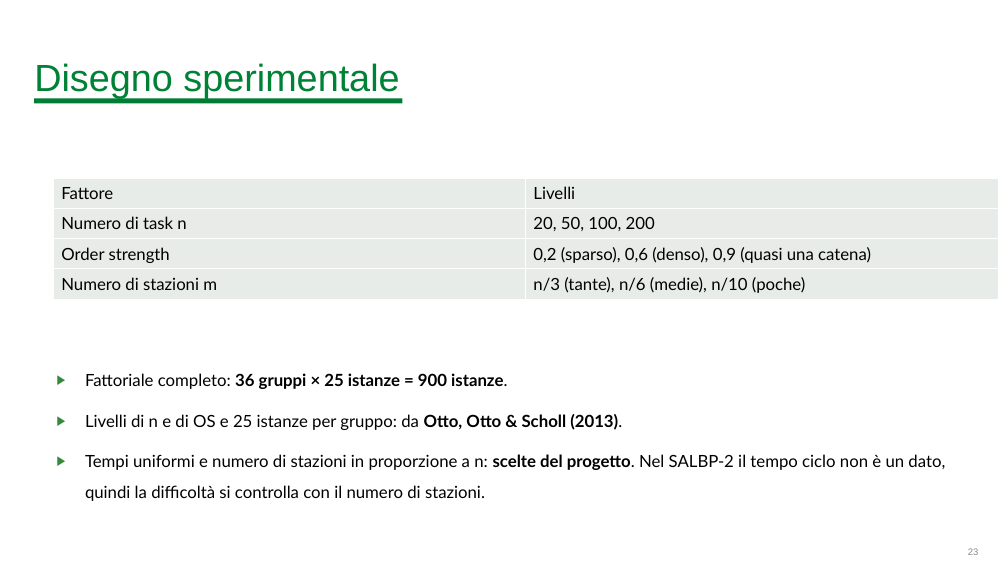
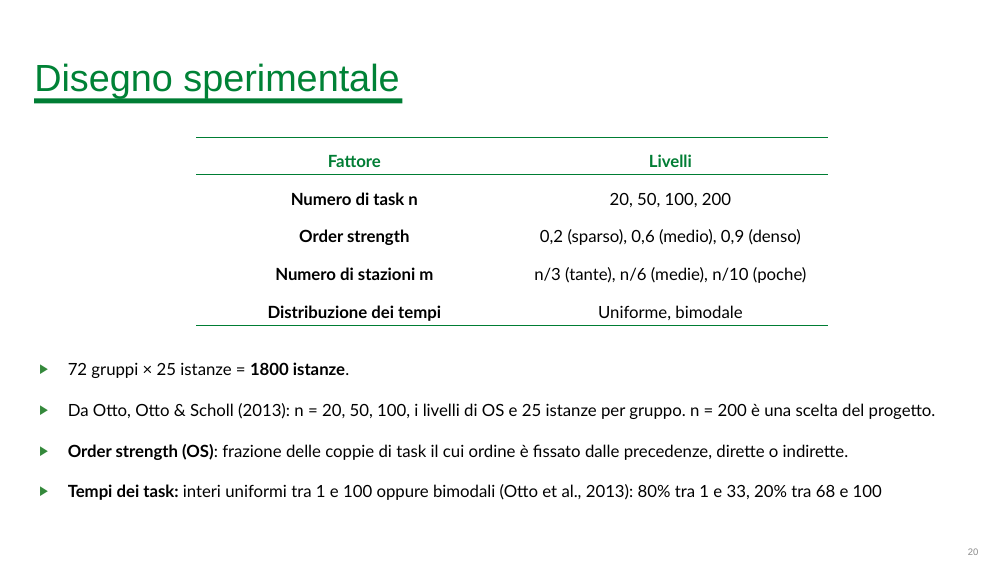
Before and after one commit to BitSquish/Assembly-Line-Balancing, a slide deck: slide 20 of slides/Assembly Line Balancing Problem.pptx (slide 23 before the commit). Drawn at 1008x567 pixels with LibreOffice and Linux fonts; fonts in the diff are those of the drawing; background and template pictures are left out. Boxes give left, top, right and bottom in pixels: in the first picture for what was removed or moved away, otherwise in the second. Text is boxed around its words. In the diff, an @@ line names an element or a change of style, - is before the commit and + after.

```diff
--- a/slides/Assembly Line Balancing Problem.pptx
+++ b/slides/Assembly Line Balancing Problem.pptx
@@ table at [197,137,829,325] @@
-row 3, column 2: 0,2 (sparso), 0,6 (denso), 0,9 (quasi una catena)
+row 3, column 2: 0,2 (sparso), 0,6 (medio), 0,9 (denso)
+row 5: Distribuzione dei tempi | Uniforme, bimodale
@@ table: place and size @@
-table at [54,178,999,299]
+table at [197,137,829,325]
@@ text at [68,362,936,500]: text changed @@
-▶ Fattoriale completo: 36 gruppi × 25 istanze = 900 istanze.
-▶ Livelli di n e di OS e 25 istanze per gruppo: da Otto, Otto & Scholl (2013).
-▶ Tempi uniformi e numero di stazioni in proporzione a n: scelte del progetto. Nel SALBP-2 il tempo ciclo non è un dato, quindi la difficoltà si controlla con il numero di stazioni.
+▶ 72 gruppi × 25 istanze = 1800 istanze.
+▶ Da Otto, Otto & Scholl (2013): n = 20, 50, 100, i livelli di OS e 25 istanze per gruppo. n = 200 è una scelta del progetto.
+▶ Order strength (OS): frazione delle coppie di task il cui ordine è fissato dalle precedenze, dirette o indirette.
+▶ Tempi dei task: interi uniformi tra 1 e 100 oppure bimodali (Otto et al., 2013): 80% tra 1 e 33, 20% tra 68 e 100
```
Also in this commit, not shown: 15 other slides changed, 12 slides added, 9 slides removed, 1 other file.
